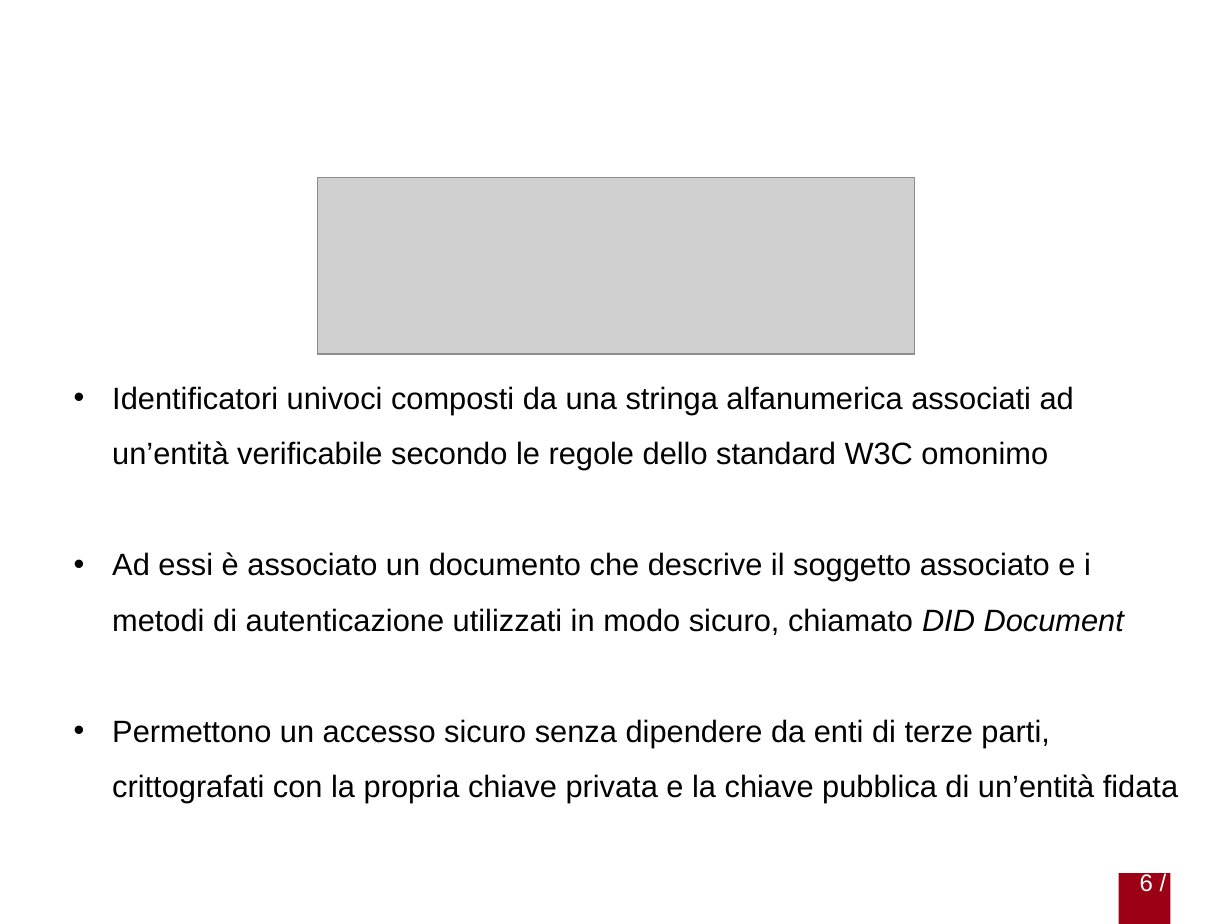
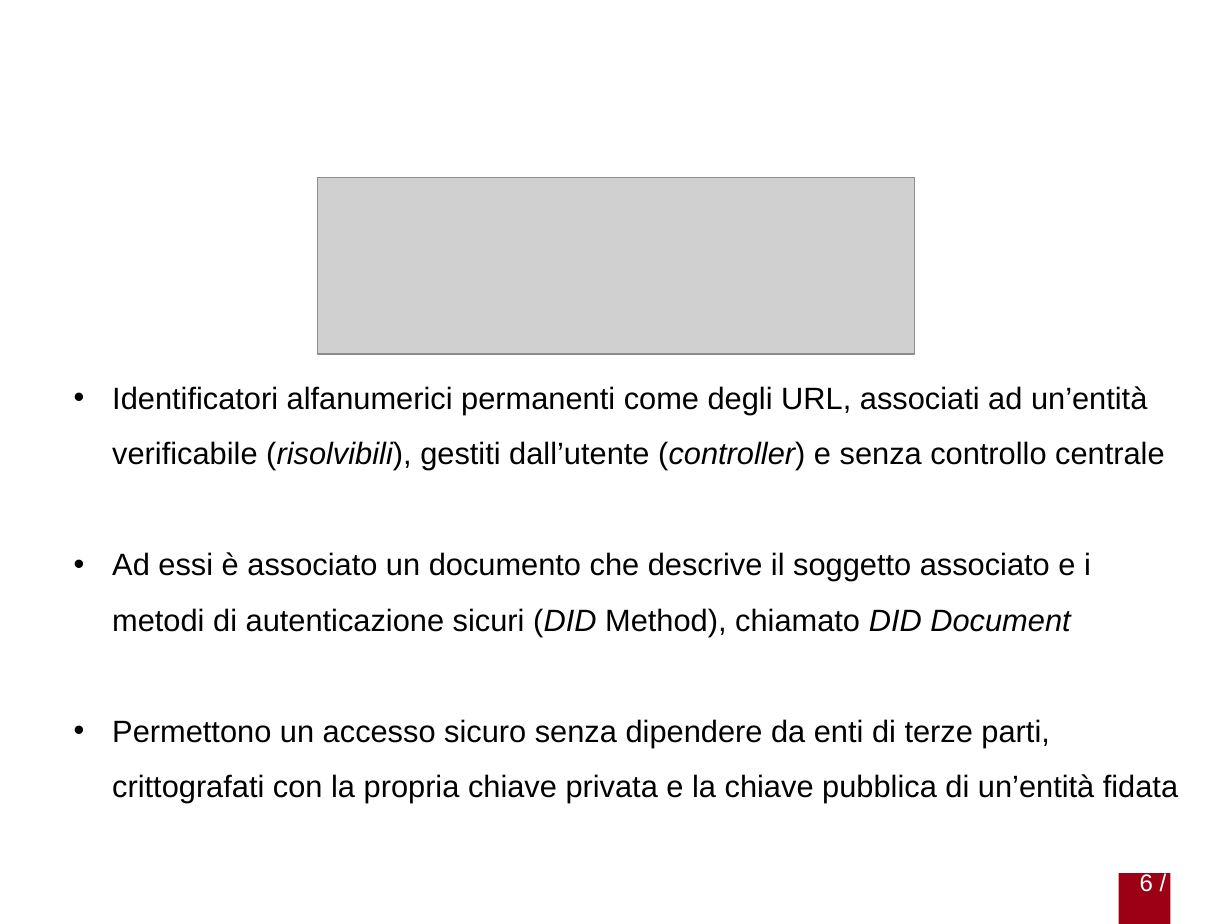
Before and after one commit to gabrielrovesti/Stage-e-Tesi-Triennale-UniPD, a slide deck: slide 6 of Presentazione/Presentazione Gabriel Rovesti.pptx. Drawn at 1232x924 pixels with LibreOffice and Linux fonts; fonts in the diff are those of the drawing; grey boxes stand for pictures; background and template pictures are left out. Boxes give left, top, right and bottom in pixels: in the first picture for what was removed or moved away, otherwise in the second. Text is boxed around its words. In the diff, an @@ line names an element or a change of style, - is before the commit and + after.

```diff
--- a/Presentazione/Presentazione Gabriel Rovesti.pptx
+++ b/Presentazione/Presentazione Gabriel Rovesti.pptx
@@ text at [112, 386, 1165, 636]: text changed @@
-• Identificatori univoci composti da una stringa alfanumerica associati ad un’entità verificabile secondo le regole dello standard W3C omonimo
-• Ad essi è associato un documento che descrive il soggetto associato e i metodi di autenticazione utilizzati in modo sicuro, chiamato DID Document
+• Identificatori alfanumerici permanenti come degli URL, associati ad un’entità verificabile (risolvibili), gestiti dall’utente (controller) e senza controllo centrale
+• Ad essi è associato un documento che descrive il soggetto associato e i metodi di autenticazione sicuri (DID Method), chiamato DID Document
```
Also in this commit, not shown: 8 other slides changed, 5 other files.
